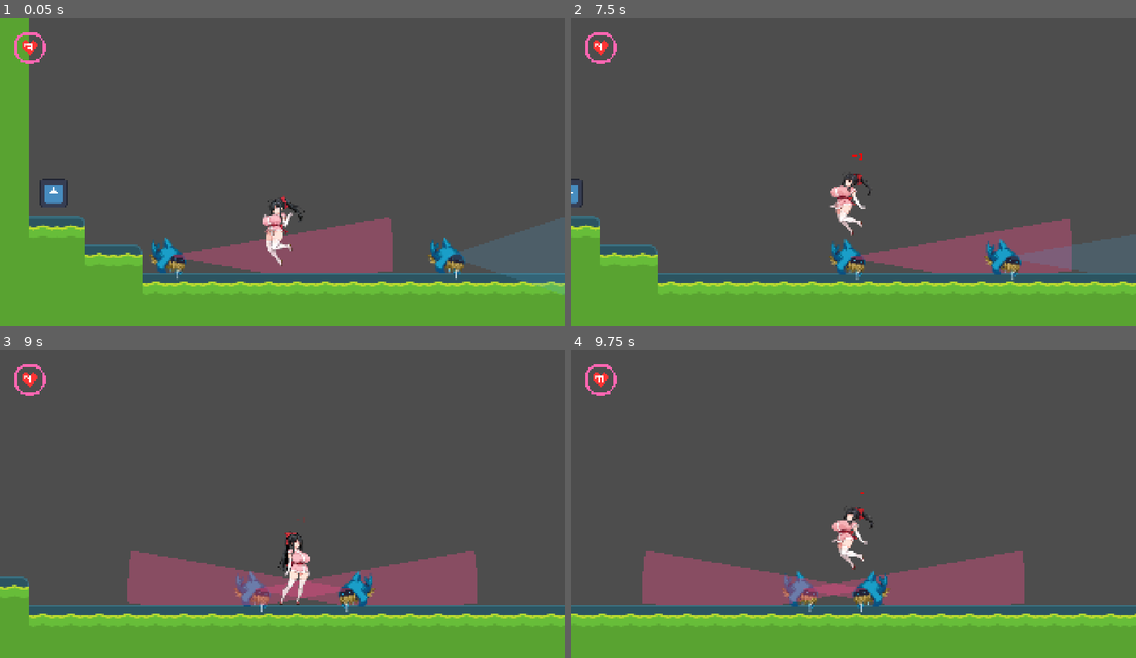
Above: before the commit, frames 1-4 (two rows, left to right).
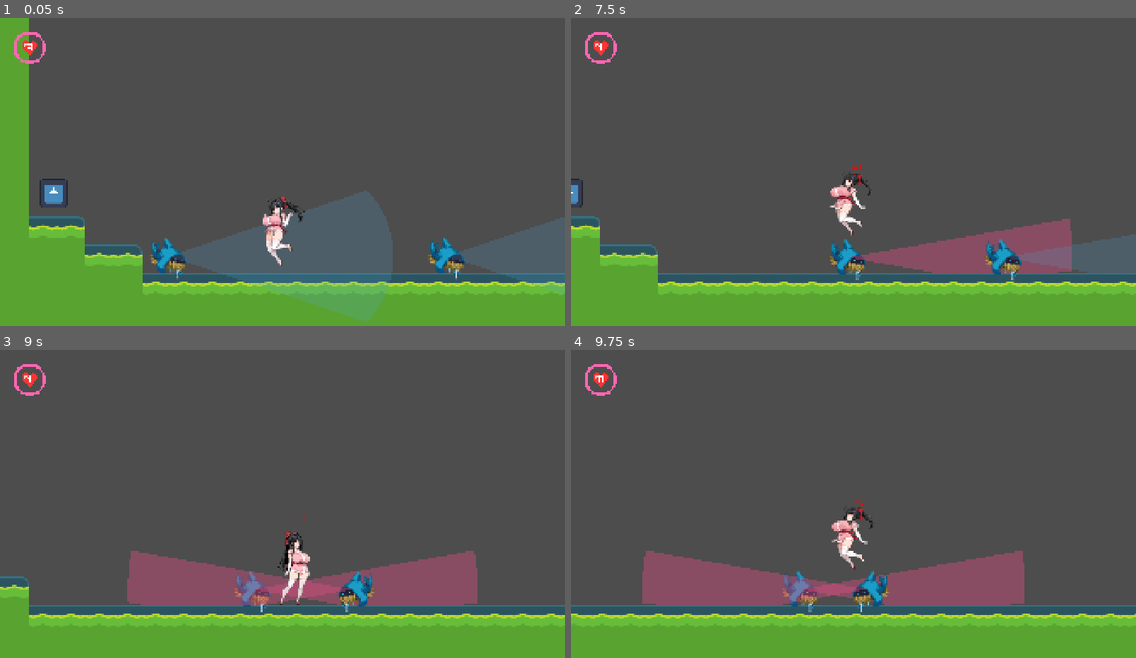
Above: after the commit, the same moments.

Repository: tea-X09A/Suzuran
Game: Godot game, scene res://scenes/levels/level0.tscn
Same seed, same stepped clock (60 frames per second), same inputs: the game is played once before the commit and once after it. The engine's default icon, where the game draws it, is replaced by a stand-in: a white triangle on a blue panel in a dark square.
Inputs:
- Up to frame 1 (0.05 s): no input
- Up to frame 2 (7.5 s): hold D (right) 0.53-2.03 s; tap F (fight) at 0.6, 3.6, 6.6 s; tap Space (jump) at 0.77, 1.52, 3.02, 3.77, 4.52, 6.02, 6.77 s; tap C (shooting) at 1.35, 4.35, 7.35 s; hold A (left) 2.03-2.78 s; hold S (squat) 2.03-2.78 s; hold D (right) 2.78-4.28 s; tap Shift at 2.85, 5.85 s; hold A (left) 4.28-5.03 s; hold D (right) 5.03-5.78 s; hold S (squat) 5.03-5.78 s; hold A (left) 5.78-7.28 s; hold D (right) from 7.28 s (still down)
- Up to frame 3 (9 s): keep holding D (right); tap Space (jump) at 7.52 s; hold S (squat) 8.03-8.78 s; tap Shift at 8.85 s
- Up to frame 4 (9.75 s): tap Space (jump) at 9.02 s; release D (right) at 9.53 s; hold A (left) from 9.53 s (still down); tap F (fight) at 9.6 s

The runs differ from the first frame. In frame 1, 7.7% of the frame differs, in the area x 30-70%, y 56-99%; in frame 2, less than 0.1%; in frame 3, less than 0.1%; in frame 4, less than 0.1%.

Commit message:
Update damage number to float upward with fade animation
- Add upward movement to damage numbers during 2-second fade
- Lower initial position to sprite center for better visual flow
- Remove unused reset_fade() method and overwrite logic

🤖 Generated with [Claude Code](https://claude.com/claude-code)

Co-Authored-By: Claude <noreply@anthropic.com>

Diff:
--- a/scripts/player/player.gd
+++ b/scripts/player/player.gd
@@ -294,21 +294,19 @@
 
 ## ダメージ表記を表示
 func show_damage_number(damage: int) -> void:
-	# 既存のダメージ表記がある場合は上書き
+	# 既存のダメージ表記がある場合は削除
 	if damage_number and is_instance_valid(damage_number):
-		damage_number.display_value = damage
-		damage_number.reset_fade()
-		return
+		damage_number.queue_free()
 
 	# 新規作成
 	damage_number = DamageNumber.new()
 	damage_number.display_value = damage
 
-	# スプライトの頂点から少し上に配置
+	# スプライトの中心付近に配置（ここから上方向へフェードアウト）
 	var sprite_height: float = 0.0
 	if sprite_2d and sprite_2d.texture:
 		sprite_height = sprite_2d.texture.get_height()
-	var offset_above_head: float = 10.0  # 頭上からの追加オフセット
-	damage_number.position = Vector2(0, -(sprite_height / 2.0 + offset_above_head))
+	var offset_from_top: float = -20.0  # スプライト頂点からのオフセット（マイナスで下方向）
+	damage_number.position = Vector2(0, -(sprite_height / 2.0 + offset_from_top))
 
 	add_child(damage_number)
--- a/scripts/ui/damage_number.gd
+++ b/scripts/ui/damage_number.gd
@@ -13,6 +13,8 @@
 var fade_duration: float = 2.0
 ## 表示開始時の不透明度
 var initial_alpha: float = 1.0
+## 上方向への移動速度（ピクセル/秒）
+var upward_speed: float = 20.0
 
 # マイナス記号のドットパターン（5x7）
 const MINUS_PATTERN: Array = [
@@ -134,13 +136,11 @@
 		var alpha: float = fade_timer / fade_duration
 		modulate.a = alpha
 
+		# 上方向へゆっくり移動
+		position.y -= upward_speed * delta
+
 		if fade_timer <= 0.0:
 			queue_free()
-
-## ダメージ表記をリセット（上書き時に使用）
-func reset_fade() -> void:
-	fade_timer = fade_duration
-	modulate.a = initial_alpha
 
 func _draw() -> void:
 	var value_str: String = str(display_value)
